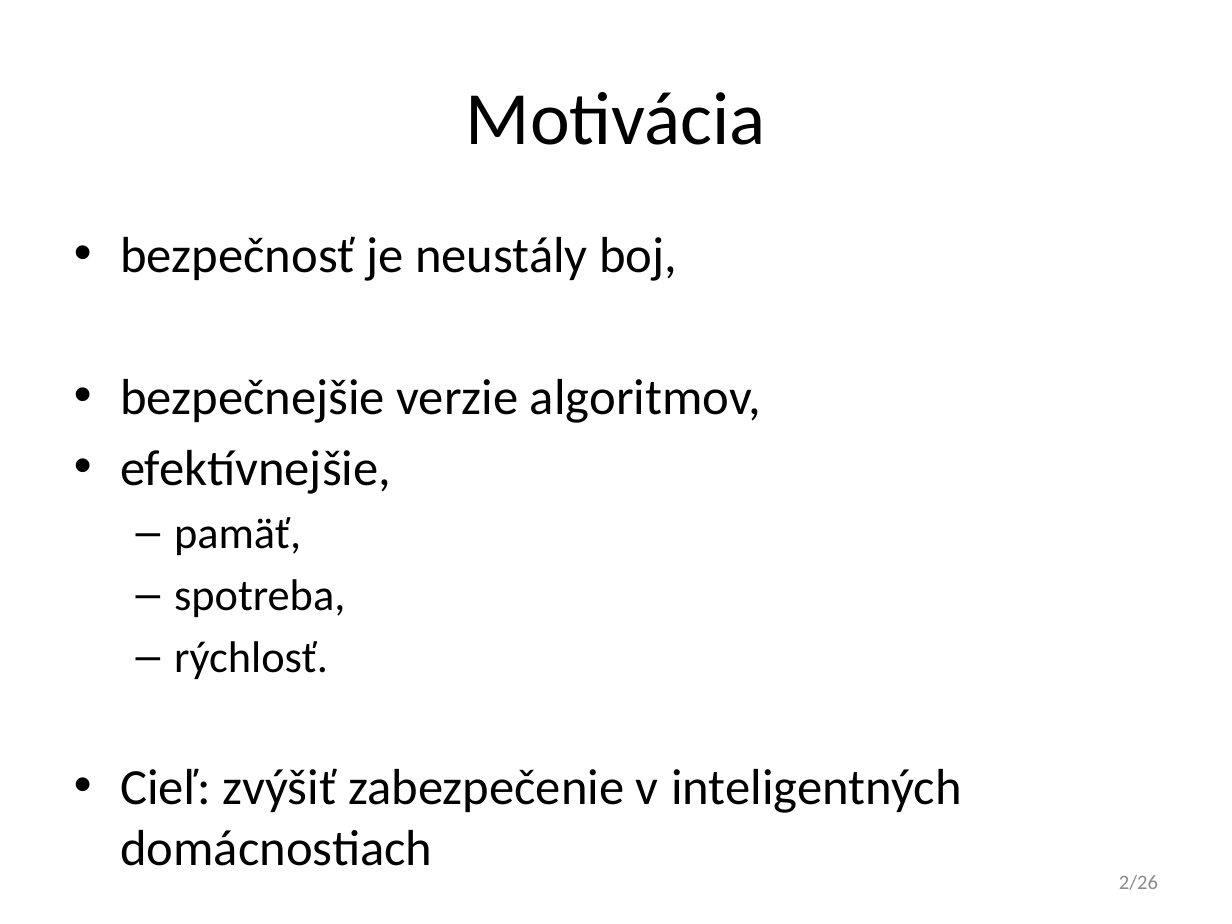
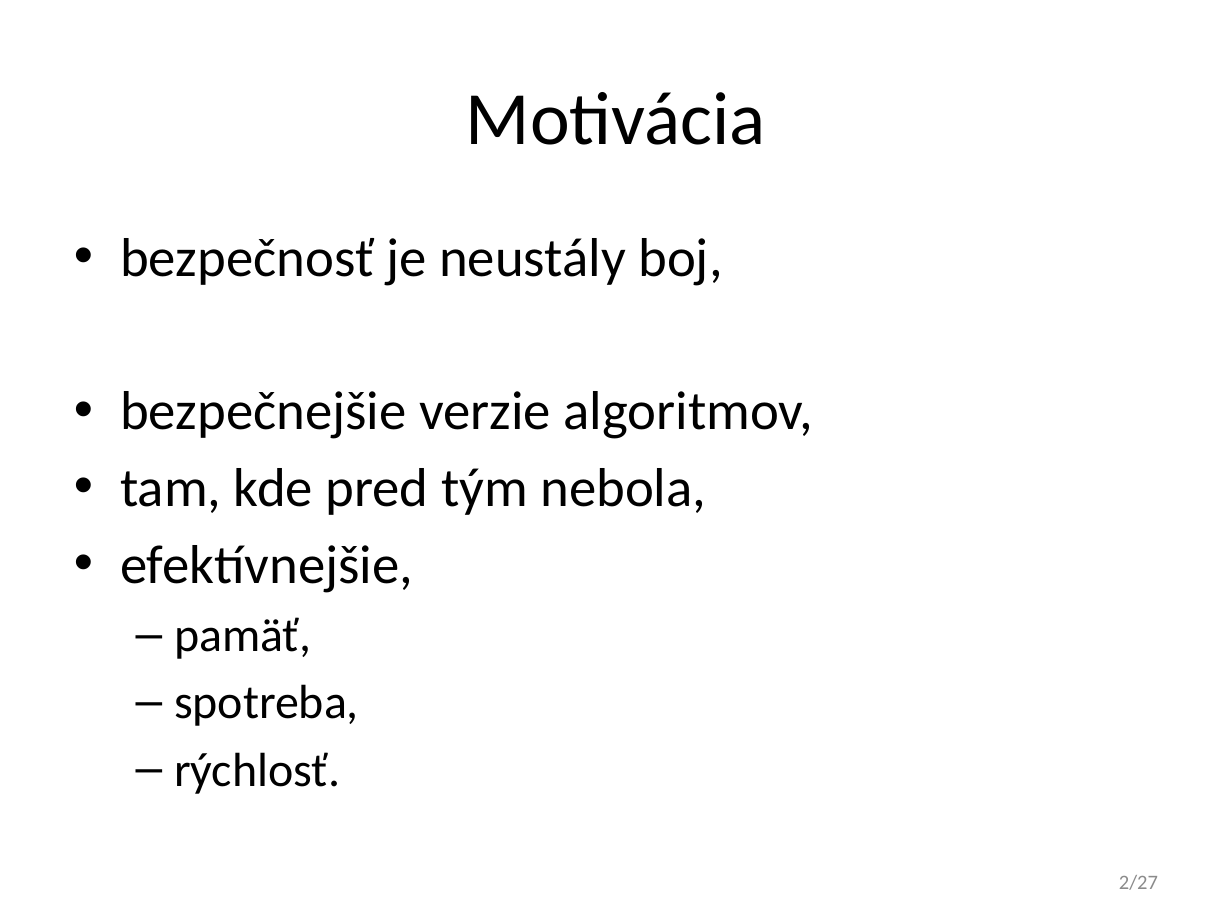
Before and after one commit to javacard-FOSS-applets/nrf6310-pca10007, a slide deck: slide 2 of Obhajoba/xdoubravsky_dp.pptx. Drawn at 1232x924 pixels with LibreOffice and Linux fonts; fonts in the diff are those of the drawing. Boxes give left, top, right and bottom in pixels: in the first picture for what was removed or moved away, otherwise in the second. Text is boxed around its words. In the diff, an @@ line names an element or a change of style, - is before the commit and + after.

```diff
--- a/Obhajoba/xdoubravsky_dp.pptx
+++ b/Obhajoba/xdoubravsky_dp.pptx
@@ text at (120, 238, 813, 794): size 29.6 to 32 pt in "bezpečnosť je neustály boj,", "bezpečnejšie verzie algoritmov,", "efektívnejšie,"; size 25.9 to 28 pt in "pamäť,", "spotreba,", "rýchlosť." @@
@@ text at (120, 468, 706, 515): paragraph added @@
+• tam, kde pred tým nebola,
@@ text at (120, 768, 962, 813): paragraph removed @@
-• Cieľ: zvýšiť zabezpečenie v inteligentných domácnostiach
@@ page number at (1119, 875, 1158, 890): text changed @@
-2/26
+2/27
```
Also in this commit, not shown: 10 other slides changed, 2 slides added, 1 other file.
